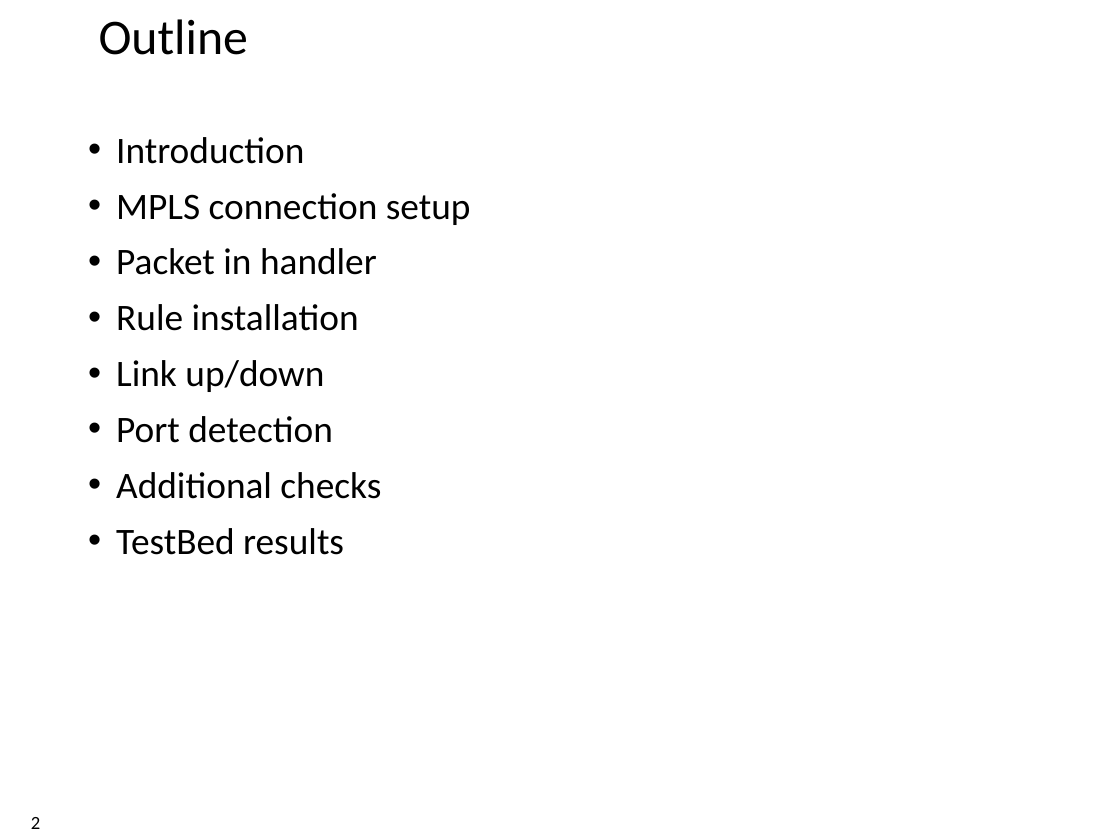
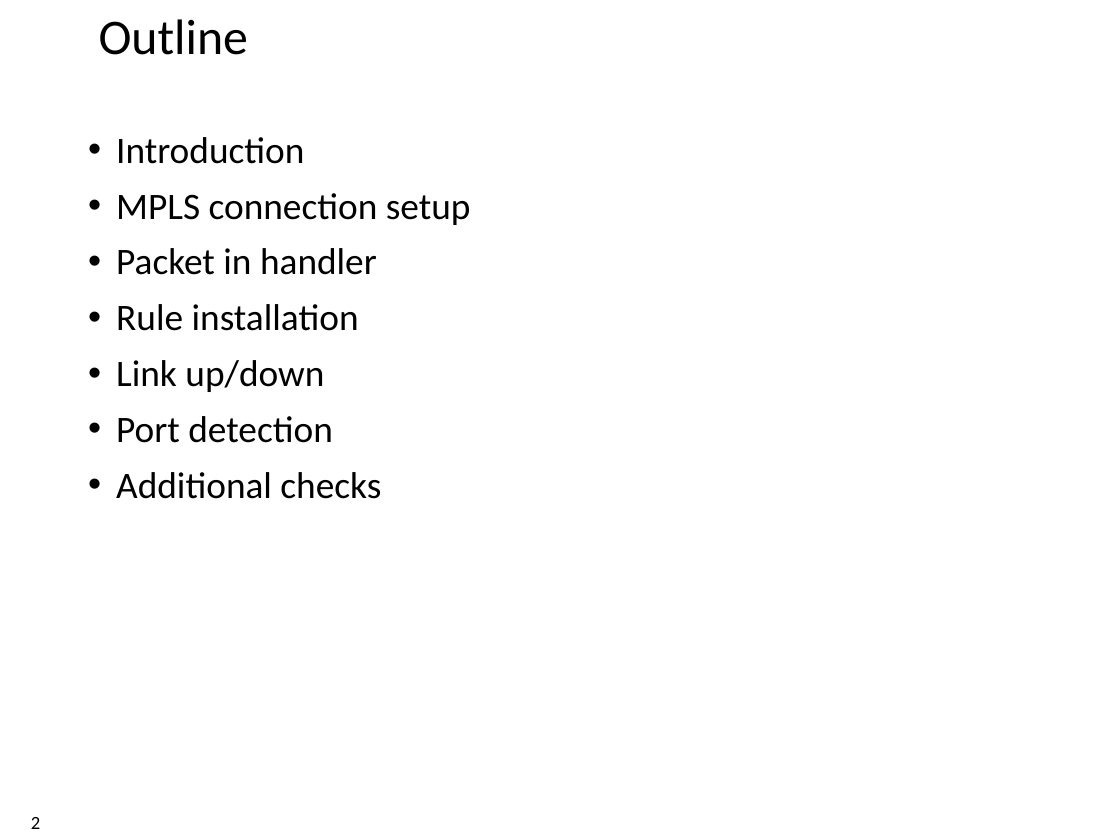
Before and after one commit to xdl907/switching-and-routing-project, a slide deck: slide 2 of template_project_exam__1_.pptx. Drawn at 1120x840 pixels with LibreOffice and Linux fonts; fonts in the diff are those of the drawing; background and template pictures are left out. Boxes give left, top, right and bottom in pixels: in the first picture for what was removed or moved away, otherwise in the second. Text is boxed around its words. In the diff, an @@ line names an element or a change of style, - is before the commit and + after.

```diff
--- a/template_project_exam__1_.pptx
+++ b/template_project_exam__1_.pptx
@@ text at (x1=116, y1=528, x2=344, y2=555): paragraph removed @@
-• TestBed results
```
